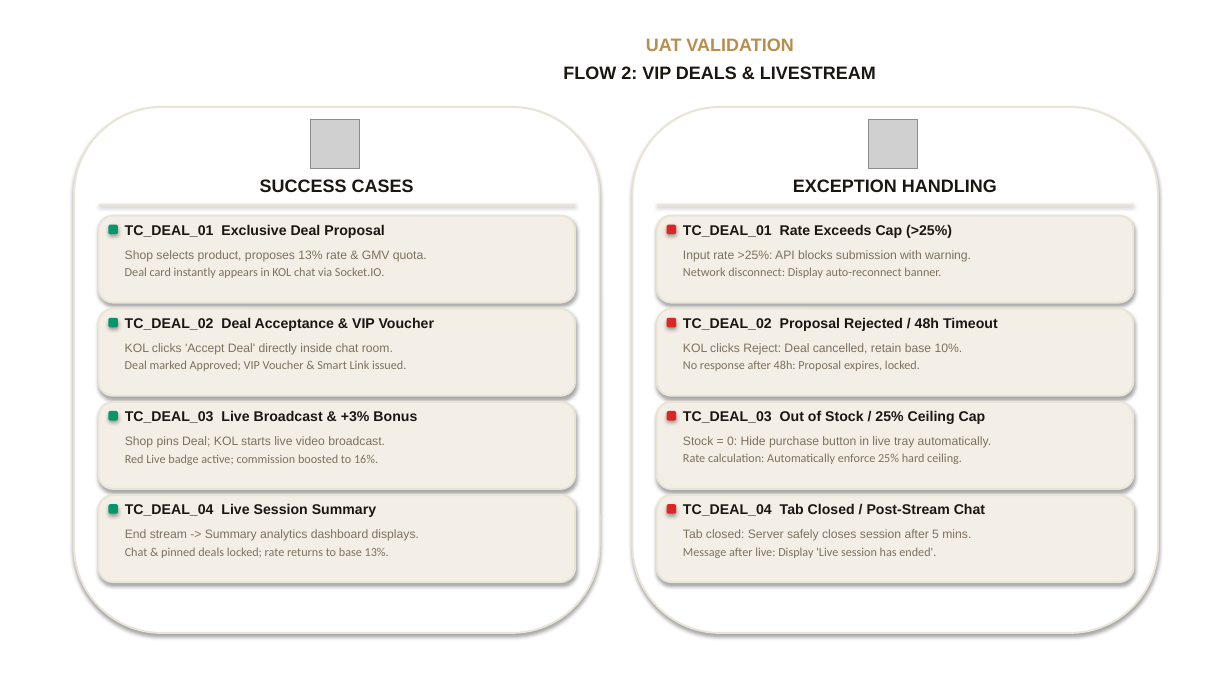
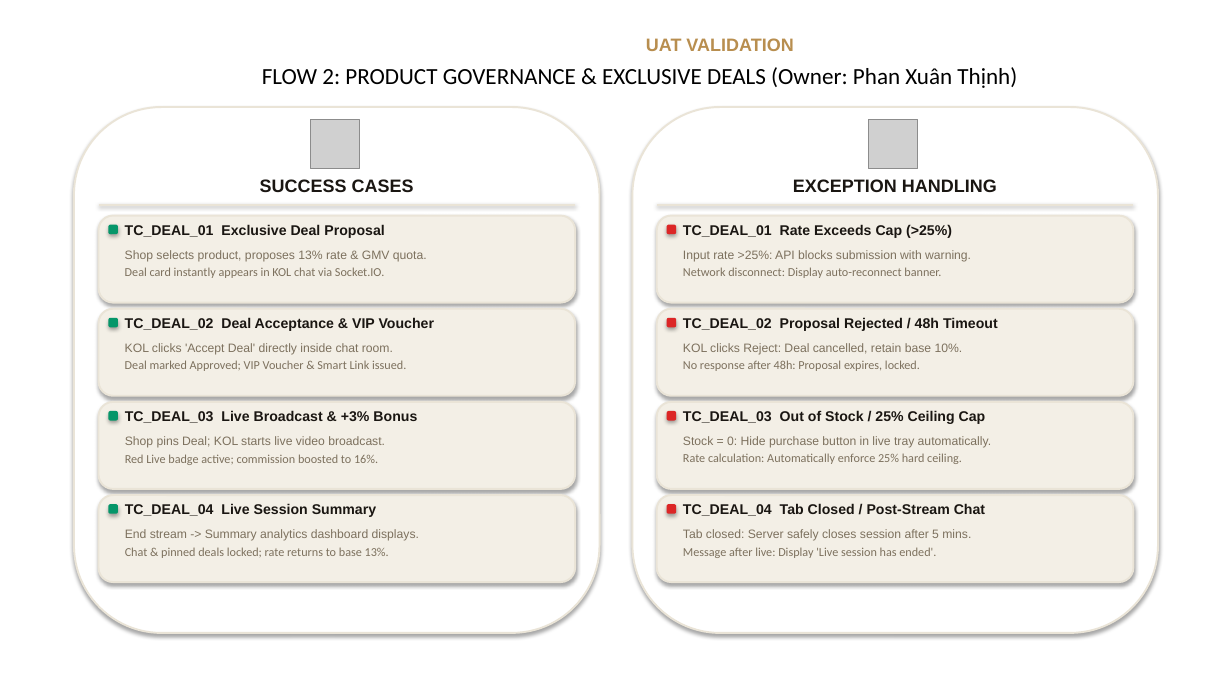
Before and after one commit to thang-nt25/SCANMS-project-capstone-fall26, a slide deck: slide 9 of docs/review 2/FA26SE032_R2_Slide.pptx. Drawn at 1232x693 pixels with LibreOffice and Linux fonts; fonts in the diff are those of the drawing; grey boxes stand for pictures; background and template pictures are left out. Boxes give left, top, right and bottom in pixels: in the first picture for what was removed or moved away, otherwise in the second. Text is boxed around its words. In the diff, an @@ line names an element or a change of style, - is before the commit and + after.

Commit message:
docs(swp490): synchronize R2 official documents, slides, ERD and governance rules
- Update official SWP490 BM01-BM04 Word & PDF submission documents in docs/SWP490_FA26SE032_R2_Corrected_Documents/
- Enforce fixed-width layout (9638 dxa) and soft line-break points in BM02 Self-Review table to ensure zero horizontal column clipping on A4 margins
- Standardize multi-role authentication description across BM01, BM02, and BM04: clarify Email OTP for Registration/Password Reset vs. Argon2id password verification for Login
- Align BM04 scenario presenter assignments 100% with sole workflow ownership (WF-01 Thắng, WF-02 Thịnh, WF-03 Tuấn, WF-04 Quý, WF-05 Thắng)
- Synchronize presentation slide deck FA26SE032_R2_Slide.pptx, Conceptual ERD, Context Diagrams, and Roadmaps 00-09
- Lock immutable project name, Warm Sand & Gold brand system (#FAF8F5, #F3EFE6, #C59B58, #B88E4F, #1A1612), and governance rules in AGENTS.md and GEMINI.md

```diff
--- a/docs/review 2/FA26SE032_R2_Slide.pptx
+++ b/docs/review 2/FA26SE032_R2_Slide.pptx
@@ text at (x1=262, y1=67, x2=1017, y2=88): text changed; size 14 to 18 pt; font Arial to Calibri; text colour #1A1612 to #000000; bold off @@
-FLOW 2: VIP DEALS & LIVESTREAM
+FLOW 2: PRODUCT GOVERNANCE & EXCLUSIVE DEALS (Owner: Phan Xuân Thịnh)
```
Also in this commit, not shown: 10 other slides changed, 26 other files.
